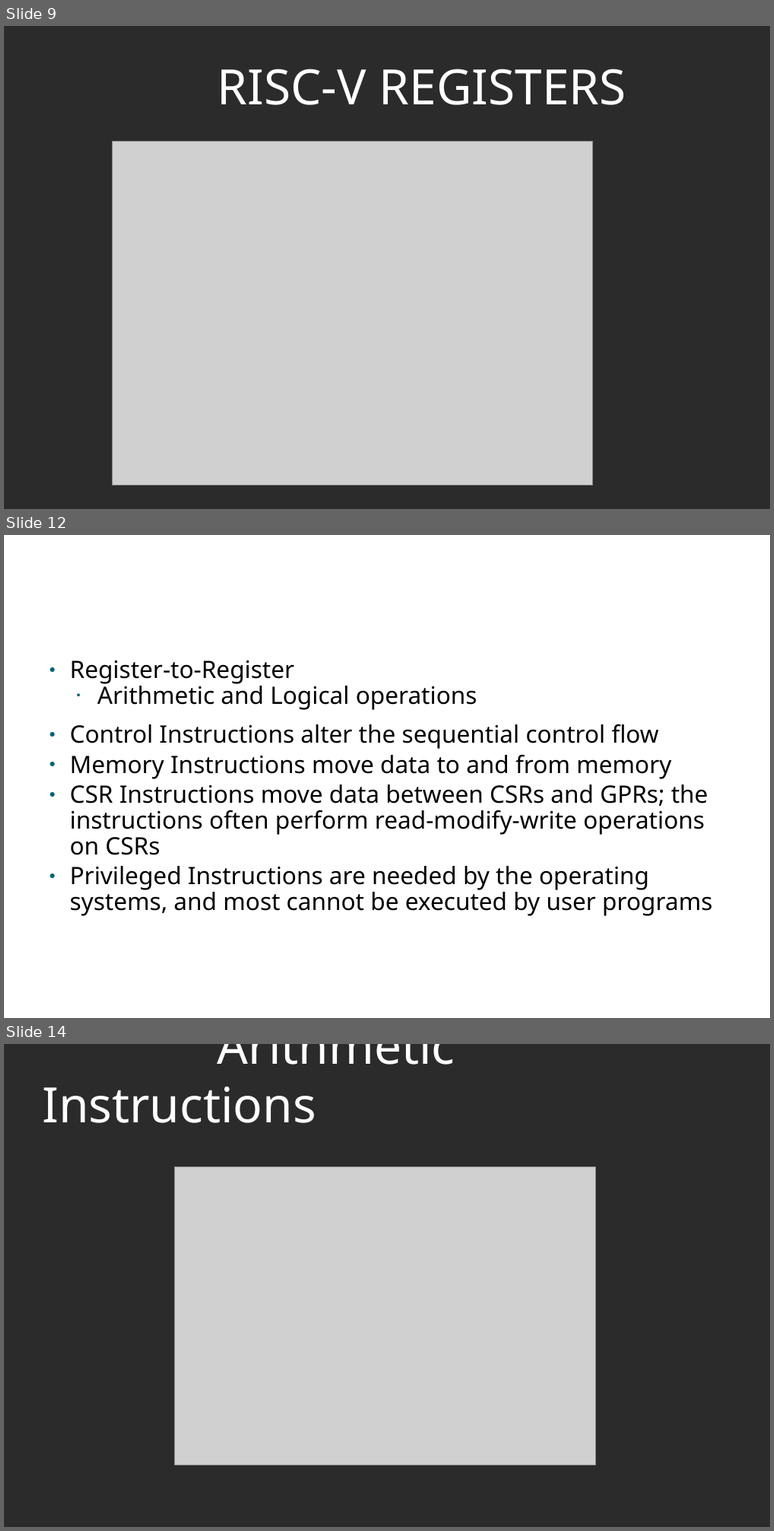
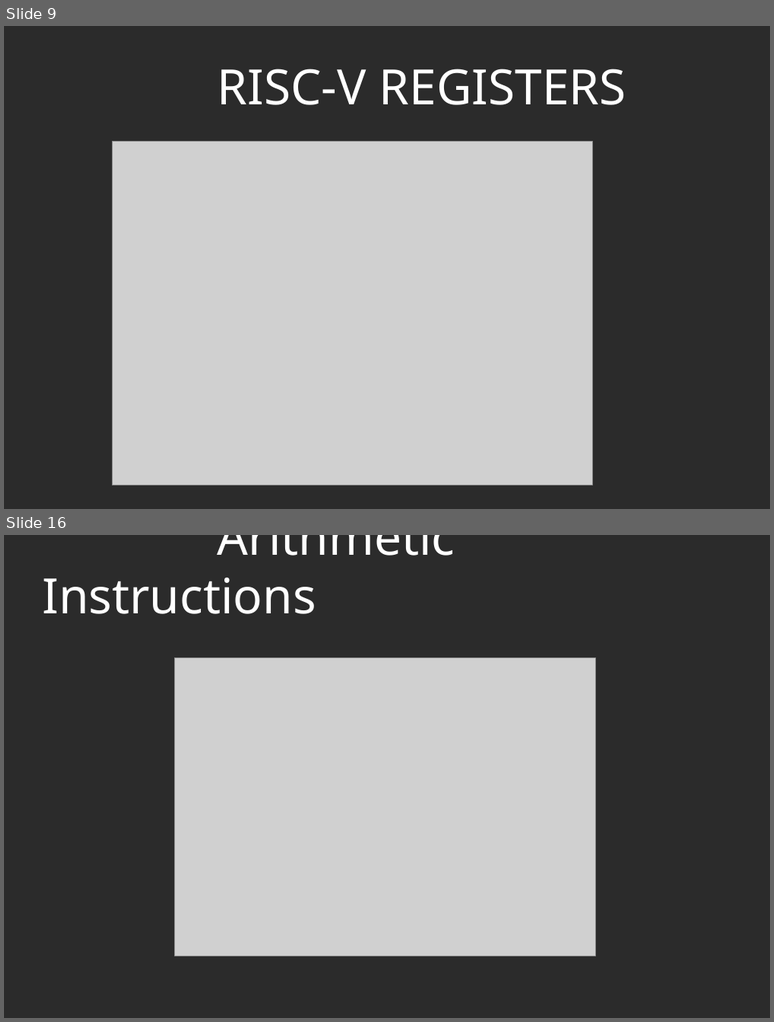
Before and after one commit to murthuja1708/desd_class, a slide deck: RISCV.odp. Shown one above the other, each under a label of ours: slides 9, 12 and 14 before the commit, slides 9 and 16 after it; the slides between them are not shown. The pictures are 774x1531 and 774x1022 pixels, drawn with LibreOffice and Linux fonts; fonts in the diff are those of the drawing; grey boxes stand for pictures; background and template pictures are left out; a plain dark background stands for a picture behind light text. Boxes give left, top, right and bottom in pixels: in the first picture for what was removed or moved away, otherwise in the second. Text is boxed around its words. In the diff, an @@ line names an element or a change of style, - is before the commit and + after.

```diff
--- a/RISCV.odp
+++ b/RISCV.odp
@@ slide 12 removed at [4, 535, 770, 1018], background picture (left out) @@
@@ title removed at [43, 543, 732, 623] @@
-INSTRUCTION TYPES
@@ text removed at [70, 660, 712, 916] @@
-● Register-to-Register
-  • Arithmetic and Logical operations
-● Control Instructions alter the sequential control flow
-● Memory Instructions move data to and from memory
-● CSR Instructions move data between CSRs and GPRs; the instructions often perform read-modify-write operations on CSRs
-● Privileged Instructions are needed by the operating systems, and most cannot be executed by user programs
@@ what was slide 14 is now slide 16 @@
```
Also in this commit, not shown: 16 slides changed, 8 slides added, 4 other slides removed.
